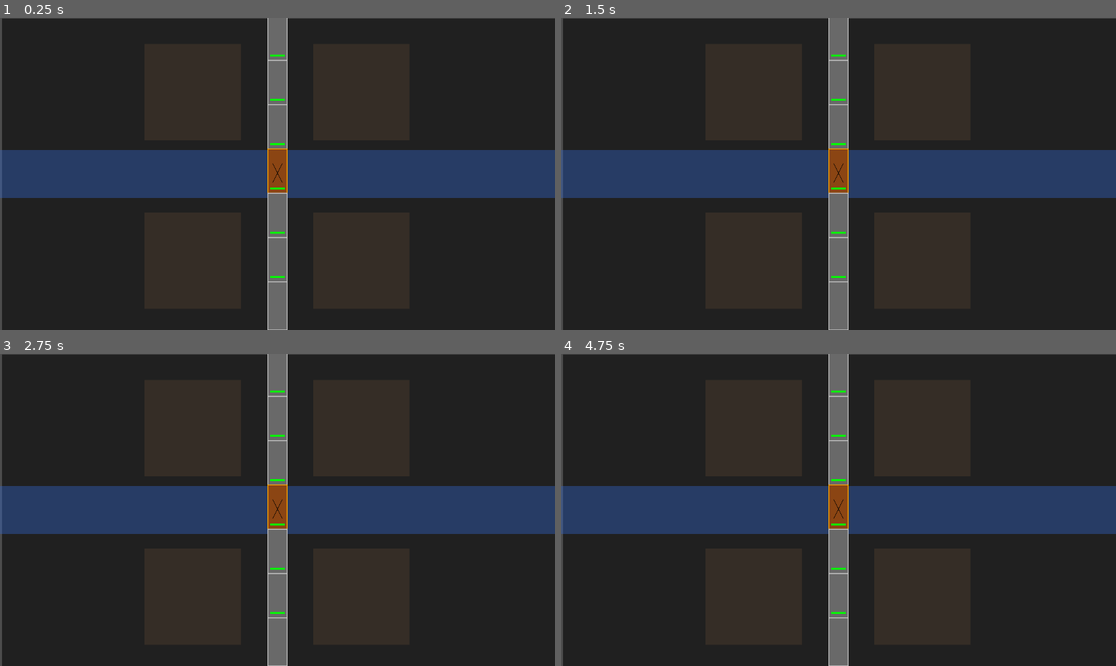
Above: before the commit, frames 1-4 (two rows, left to right).
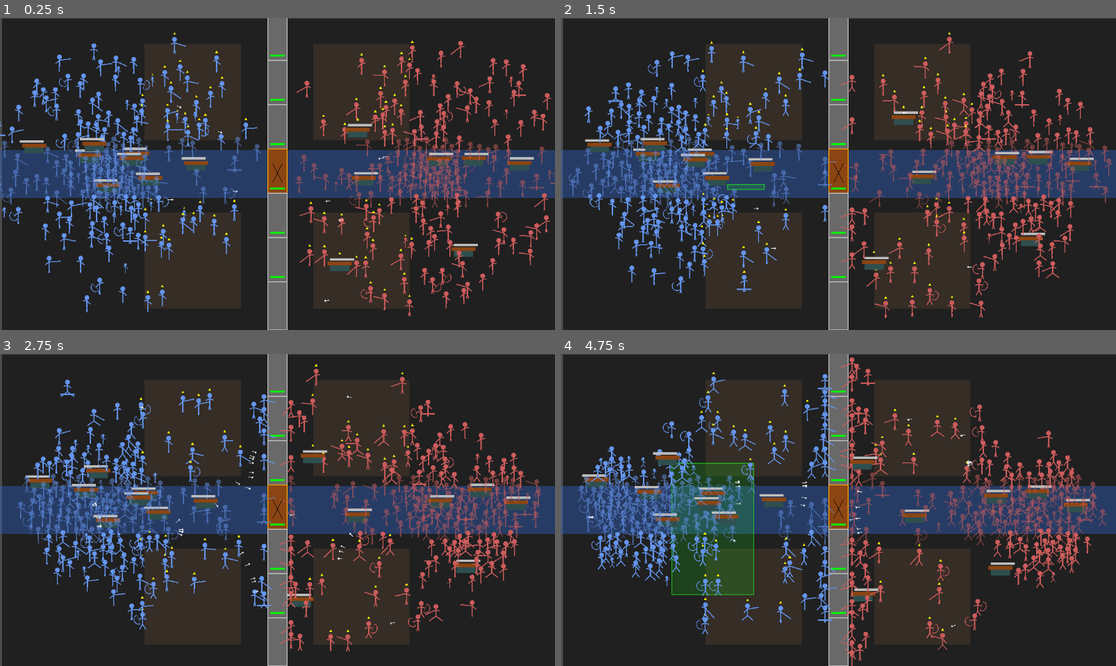
Above: after the commit, the same moments.

Repository: iss0wind-art/1st_game
Game: Godot game, scene res://scenes/Main.tscn
The game is run twice, just before and just after one commit, with the same random seed, the same clock (stepped at 60 frames per second) and the same inputs.
Inputs (mouse positions are in pixels of both pictures, inside the frame that each line leads up to):
- Up to frame 1 (0.25 s): no input
- Up to frame 2 (1.5 s): move the mouse to (960, 158) at 0.52 s; click (960, 158) at 0.67 s; drag from (727, 189) to (838, 174) at 1.27 s
- Up to frame 3 (2.75 s): move the mouse to (333, 441) at 2.02 s; click (333, 441) at 2.17 s
- Up to frame 4 (4.75 s): drag from (810, 572) to (921, 425) at 2.77 s; move the mouse to (1005, 556) at 3.52 s; click (1005, 556) at 3.67 s; drag from (672, 463) to (755, 594) at 4.27 s

The runs differ from the first frame. In frame 1, 12% of the frame differs, in the area x 0-100%, y 4-96%; in frame 2, 13%; in frame 3, 13%; in frame 4, 17%, in the area x 3-99%, y 1-100%.
Error before the commit: Parse Error: There is already a variable named "current_target" declared in this scope. (res://scripts/Unit.gd:190)

Commit message:
feat: implement RTS mouse controls (drag selection, right-click move/attack commands)

Diff:
--- a/새-게임-프로젝트/scenes/Main.tscn
+++ b/새-게임-프로젝트/scenes/Main.tscn
@@ -7,6 +7,7 @@
 [ext_resource type="PackedScene" uid="uid://c3y4v8x2x7j1r" path="res://scenes/Arrow.tscn" id="5_arrow_scene"]
 [ext_resource type="PackedScene" uid="uid://d1y4v8x2x7j1s" path="res://scenes/Hill.tscn" id="6_hill_scene"]
 [ext_resource type="PackedScene" uid="uid://e5y4v8x2x7j1t" path="res://scenes/River.tscn" id="7_river_scene"]
+[ext_resource type="Script" path="res://scripts/InputManager.gd" id="8_input_script"]
 
 [node name="Main" type="Node2D" unique_id=1805508859]
 script = ExtResource("1_main_script")
@@ -33,6 +34,9 @@
 [node name="Hill_Enemy_South" parent="." instance=ExtResource("6_hill_scene")]
 position = Vector2(750, 500)
 
+[node name="InputManager" type="Node2D" parent="."]
+script = ExtResource("8_input_script")
+
 [node name="Spawner" type="Node2D" parent="." unique_id=455215627]
 script = ExtResource("2_spawner_script")
 unit_scene = ExtResource("3_unit_scene")
--- /dev/null
+++ b/새-게임-프로젝트/scripts/InputManager.gd
@@ -0,0 +1,95 @@
+extends Node2D
+
+var dragging = false
+var start_pos = Vector2.ZERO
+var end_pos = Vector2.ZERO
+var selected_units = []
+
+func _input(event):
+	if event is InputEventMouseButton:
+		if event.button_index == MOUSE_BUTTON_LEFT:
+			if event.pressed:
+				dragging = true
+				start_pos = get_global_mouse_position()
+				end_pos = start_pos
+			else:
+				dragging = false
+				select_units_in_box()
+				queue_redraw()
+
+		elif event.button_index == MOUSE_BUTTON_RIGHT and event.pressed:
+			issue_command(get_global_mouse_position())
+
+	if event is InputEventMouseMotion and dragging:
+		end_pos = get_global_mouse_position()
+		queue_redraw()
+
+func _draw():
+	if dragging:
+		var rect = Rect2(start_pos, end_pos - start_pos)
+		draw_rect(rect, Color(0.1, 0.8, 0.1, 0.2), true) # 반투명 박스
+		draw_rect(rect, Color(0.1, 1.0, 0.1, 0.6), false, 2.0) # 테두리
+
+func select_units_in_box():
+	# 기존 선택 해제
+	for unit in selected_units:
+		if is_instance_valid(unit):
+			unit.is_selected = false
+	selected_units.clear()
+
+	var select_rect = Rect2(start_pos, end_pos - start_pos).abs()
+
+	# 드래그 거리가 너무 짧으면 단일 클릭으로 처리
+	if select_rect.size.length() < 5.0:
+		select_single_unit(start_pos)
+		return
+
+	# 박스 안의 아군(Team 0) 유닛 찾기
+	for unit in get_tree().get_nodes_in_group("players"):
+		if select_rect.has_point(unit.global_position):
+			unit.is_selected = true
+			selected_units.append(unit)
+
+func select_single_unit(pos):
+	var closest_unit = null
+	var min_dist = 30.0 # 클릭 반경
+
+	for unit in get_tree().get_nodes_in_group("players"):
+		var dist = unit.global_position.distance_to(pos)
+		if dist < min_dist:
+			min_dist = dist
+			closest_unit = unit
+
+	if closest_unit:
+		closest_unit.is_selected = true
+		selected_units.append(closest_unit)
+
+func issue_command(pos):
+	if selected_units.size() == 0: return
+
+	# 우클릭 지점에 적이 있는지 확인 (강제 공격)
+	var target_enemy = find_enemy_at_pos(pos)
+
+	# 유닛들에게 분산 이동 좌표 계산 (겹치지 않게)
+	var formation_spacing = 30.0
+	var cols = ceil(sqrt(selected_units.size()))
+
+	for i in range(selected_units.size()):
+		var unit = selected_units[i]
+		if not is_instance_valid(unit): continue
+
+		if target_enemy:
+			unit.give_attack_command(target_enemy)
+		else:
+			# 대열 형태로 이동 좌표 부여
+			var offset = Vector2((i % int(cols)) * formation_spacing, (i / int(cols)) * formation_spacing)
+			unit.give_move_command(pos + offset)
+
+func find_enemy_at_pos(pos):
+	for enemy in get_tree().get_nodes_in_group("enemies"):
+		if enemy.global_position.distance_to(pos) < 30.0:
+			return enemy
+	for wall in get_tree().get_nodes_in_group("walls"):
+		if wall.global_position.distance_to(pos) < 50.0:
+			return wall
+	return null
--- a/새-게임-프로젝트/scripts/Unit.gd
+++ b/새-게임-프로젝트/scripts/Unit.gd
@@ -15,6 +15,12 @@
 var attack_range: float = 20.0
 var damage: float = 10.0
 var attack_cooldown: float = 1.0
+
+# RTS 제어 변수
+var is_selected: bool = false
+var command_pos: Vector2 = Vector2.ZERO
+var has_command: bool = false
+var command_target_unit: Node2D = null
 
 # 지형 및 스킬 변수
 var current_elevation: int = 0
@@ -47,7 +53,6 @@
 
 func _ready():
 	ai_update_timer = randf() * ai_update_interval
-	# 타이머 초기화 (랜덤 오프셋으로 겹치지 않게)
 	volley_timer = randf() * 10.0
 	setup_class_stats()
 	if team == 0:
@@ -72,7 +77,6 @@
 		UnitClass.CAVALRY:
 			speed = 220.0; attack_range = 35.0; damage = 20.0; health = 150.0; attack_cooldown = 1.2; water_speed_mult = 0.3
 		UnitClass.KNIGHT:
-			# [HERO KNIGHT BUFF] 사장님 지시: 1명이 10명을 감당하는 스펙
 			speed = 140.0; attack_range = 40.0; damage = 50.0; health = 1000.0; attack_cooldown = 0.4; water_speed_mult = 0.7
 		UnitClass.PRIEST:
 			speed = 100.0; attack_range = 150.0; damage = -10.0; health = 80.0
@@ -83,6 +87,10 @@
 			speed = 50.0; attack_range = 50.0; damage = 100.0; health = 500.0; attack_cooldown = 4.0; water_speed_mult = 0.2
 
 func _draw():
+	# [RTS: 선택 효과] 선택된 아군 발밑에 녹색 원
+	if is_selected:
+		draw_arc(Vector2(0, 10), 15, 0, TAU, 32, Color.GREEN, 2.0)
+
 	var f = 1.0 if facing_right else -1.0
 	var alpha = 0.5 if is_in_water else 1.0
 	var current_color = Color(color.r, color.g, color.b, alpha)
@@ -97,7 +105,6 @@
 	var leg_swing = sin(walk_timer * walk_speed) * 8.0 if velocity.length() > 5 else 0.0
 	var arm_swing = cos(walk_timer * walk_speed) * 6.0 if velocity.length() > 5 else 0.0
 
-	# [SIEGE: 공성추 비주얼]
 	if unit_class == UnitClass.SIEGE:
 		var thrust = sin(attack_anim_progress * PI) * 15.0
 		draw_rect(Rect2(-20*f, -5, 40*f, 15), Color.DARK_SLATE_GRAY)
@@ -110,16 +117,14 @@
 	var right_arm_end = Vector2(8 * f, -5) - Vector2(0, arm_swing)
 	var current_target = duel_target if is_dueling else target
 
-	# [ARCHER: Side-Stance 비주얼]
-	# 화살을 쏠 때 몸을 옆으로 틀어서 정면 면적을 줄임
 	if unit_class == UnitClass.ARCHER and attack_anim_progress > 0:
-		f *= 0.4 # 시각적으로 얇게 표시
+		f *= 0.4
 
 	if current_target and attack_anim_progress > 0:
 		var target_dir = (current_target.global_position - global_position).normalized()
 		if unit_class == UnitClass.ARCHER:
 			left_arm_end = target_dir * 10.0 + Vector2(0, -5)
-			right_arm_end = -target_dir * 3.0 + Vector2(0, -5) # 정면 면적 최소화
+			right_arm_end = -target_dir * 3.0 + Vector2(0, -5)
 			right_arm_end.x -= sin(attack_anim_progress * PI) * 5 * f
 		else:
 			var swing = sin(attack_anim_progress * PI) * 15.0
@@ -164,10 +169,9 @@
 	attack_timer -= delta
 	ai_update_timer -= delta
 
-	# [SKILL: ARCHER Volley]
 	if unit_class == UnitClass.ARCHER:
 		volley_timer += delta
-		if volley_timer >= 12.0: # 12초마다 일제 사격 시도
+		if volley_timer >= 12.0:
 			perform_volley()
 			volley_timer = 0.0
 
@@ -181,21 +185,37 @@
 	if rage_timer > 0: current_speed *= 2.2
 	if morale_type == 1: current_speed *= 1.5
 	elif morale_type == -1: current_speed *= 0.6
-
-	# [지형 효과: 물속] 클래스별 패널티 적용
-	if is_in_water:
-		current_speed *= water_speed_mult
-
-	if unit_class == UnitClass.CITIZEN:
-		var current_target = target
+	if is_in_water: current_speed *= water_speed_mult
+
+	# [RTS: 명령 제어] 플레이어 명령이 AI보다 우선함
+	if has_command:
+		var dist_to_command = global_position.distance_to(command_pos)
+		if dist_to_command > 10.0:
+			var move_dir = (command_pos - global_position).normalized()
+			facing_right = move_dir.x > 0
+			velocity = (move_dir + cached_separation * 1.0).normalized() * current_speed
+		else:
+			has_command = false # 목표 도착
+			velocity = cached_separation * 20.0
+	elif is_instance_valid(command_target_unit):
+		# 강제 공격 명령
+		var distance = global_position.distance_to(command_target_unit.global_position)
+		if distance > attack_range:
+			var move_dir = (command_target_unit.global_position - global_position).normalized()
+			facing_right = move_dir.x > 0
+			velocity = (move_dir + cached_separation * 1.5).normalized() * current_speed
+		else:
+			velocity = cached_separation * (current_speed * 0.3)
+			if attack_timer <= 0:
+				target = command_target_unit # 공격 함수가 target을 참조하므로 일시 할당
+				perform_attack()
+				attack_timer = attack_cooldown
+				attack_anim_progress = 1.0
+	elif unit_class == UnitClass.CITIZEN:
 		var move_direction = (retreat_pos - global_position).normalized()
-
-		# [TACTICS: 전략적 가변성] 사기가 높으면 무작정 뒤로 숨지 않고 전사들 곁에서 응원/지원 시늉 (미끼 역할도 가눙)
-		if morale_type == 1 and is_instance_valid(current_target):
-			# 도망가는 대신 아군 전사와 후방의 중간 지점을 유지
-			var support_pos = (retreat_pos + current_target.global_position) * 0.5
+		if morale_type == 1 and is_instance_valid(target):
+			var support_pos = (retreat_pos + target.global_position) * 0.5
 			move_direction = (support_pos - global_position).normalized()
-
 		velocity = (move_direction + cached_separation * 1.0).normalized() * current_speed * 0.8
 	elif current_target:
 		var distance = global_position.distance_to(current_target.global_position)
@@ -209,12 +229,10 @@
 		if distance > actual_attack_range:
 			velocity = (move_direction + cached_separation * 1.5).normalized() * current_speed
 		else:
-			# 기사는 스태미너가 좋아 난전 중에도 계속 전진하거나 타이트하게 붙음
 			if unit_class == UnitClass.KNIGHT:
 				velocity = (move_direction * 0.5 + cached_separation * 0.5).normalized() * current_speed * 0.4
 			else:
 				velocity = cached_separation * (current_speed * 0.3)
-
 			facing_right = (current_target.global_position.x - global_position.x) > 0
 			if attack_timer <= 0:
 				perform_attack()
@@ -228,6 +246,17 @@
 		move_and_slide()
 	queue_redraw()
 
+func give_move_command(pos: Vector2):
+	command_pos = pos
+	has_command = true
+	command_target_unit = null
+	is_dueling = false # 조종 시 일기토 해제 (유연성)
+
+func give_attack_command(unit: Node2D):
+	command_target_unit = unit
+	has_command = false
+	is_dueling = false
+
 func handle_death():
 	if is_dueling:
 		apply_team_morale(team, -1)
@@ -246,48 +275,41 @@
 	morale_timer = duration
 
 func perform_attack():
-	var current_target = duel_target if is_dueling else target
-	if not current_target or not is_instance_valid(current_target): return
+	var current_atk_target = duel_target if is_dueling else (command_target_unit if is_instance_valid(command_target_unit) else target)
+	if not current_atk_target or not is_instance_valid(current_atk_target): return
 
 	var final_damage = damage
 	if rage_timer > 0: final_damage *= 1.5
 	if current_elevation > 0: final_damage *= 1.2
 
 	if unit_class == UnitClass.ARCHER and arrow_scene:
-		# [PROJECTILE INACCURACY] 사거리(Range)에 반비례하는 정확도
-		var distance = global_position.distance_to(current_target.global_position)
+		var distance = global_position.distance_to(current_atk_target.global_position)
 		var actual_range = attack_range
 		if current_elevation > 0: actual_range *= 1.4
-
-		# 거리가 멀수록 화살이 빗나갈 확률이 기하급수적으로 증가 (0~80픽셀 오차)
 		var dist_ratio = clamp(distance / actual_range, 0.0, 1.0)
 		var spread_range = dist_ratio * dist_ratio * 80.0
 		var random_offset = Vector2(randf_range(-spread_range, spread_range), randf_range(-spread_range, spread_range))
 
 		var arrow = arrow_scene.instantiate()
 		get_parent().add_child(arrow)
-		arrow.setup(global_position + Vector2(0, -10), current_target.global_position + random_offset, team, final_damage, global_position)
-	elif current_target.is_in_group("walls"):
+		arrow.setup(global_position + Vector2(0, -10), current_atk_target.global_position + random_offset, team, final_damage, global_position)
+	elif current_atk_target.is_in_group("walls"):
 		var struct_dmg = final_damage
 		if unit_class == UnitClass.SIEGE: struct_dmg *= 10.0
 		elif unit_class == UnitClass.KNIGHT: struct_dmg *= 2.0
-		if current_target.has_method("take_damage"):
-			current_target.take_damage(struct_dmg)
+		if current_atk_target.has_method("take_damage"):
+			current_atk_target.take_damage(struct_dmg)
 	else:
-		if current_target.has_method("take_damage_from"):
-			current_target.take_damage_from(final_damage, global_position)
-		else:
-			current_target.take_damage(final_damage)
+		if current_atk_target.has_method("take_damage_from"):
+			current_atk_target.take_damage_from(final_damage, global_position)
+		else:
+			current_atk_target.take_damage(final_damage)
 
 func perform_volley():
-	# 주변 적들 중 랜덤하게 5발 발사
 	var enemy_group = "enemies" if team == 0 else "players"
 	var enemies = get_tree().get_nodes_in_group(enemy_group)
 	if enemies.size() == 0: return
-
-	print("!!! VOLLEY FIRE !!!")
-	attack_anim_progress = 1.0 # 사격 모션 강제 시작
-
+	attack_anim_progress = 1.0
 	for i in range(5):
 		var rand_enemy = enemies[randi() % enemies.size()]
 		if is_instance_valid(rand_enemy):
@@ -300,14 +322,8 @@
 	var final_amount = amount
 	var dir_to_attacker = (attacker_pos - global_position).normalized()
 	var facing_dir = Vector2.RIGHT if facing_right else Vector2.LEFT
-
-	# [ARCHER: Defensive Side-Stance]
-	# 화살을 쏘는 중(Side-stance)라면 정면(옆면) 피격 시 데미지 70% 감소
 	if unit_class == UnitClass.ARCHER and attack_anim_progress > 0:
-		if facing_dir.dot(dir_to_attacker) > 0.0: # 정면 방향
-			final_amount *= 0.3
-			print("Archer dodged/blocked via Side-Stance!")
-
+		if facing_dir.dot(dir_to_attacker) > 0.0: final_amount *= 0.3
 	if facing_dir.dot(dir_to_attacker) > 0.4: final_amount *= 1.5
 	health -= final_amount
 
@@ -329,7 +345,6 @@
 
 	if team == 1:
 		if closest_target:
-			var dist_to_enemy = global_position.distance_to(closest_target.global_position)
 			if global_position.x > 580 and closest_target.global_position.x < 570:
 				var closest_wall = null
 				var wall_dist = INF
@@ -340,7 +355,6 @@
 						closest_wall = wall
 				if closest_wall:
 					closest_target = closest_wall
-
 	target = closest_target
 
 func get_separation_vector() -> Vector2:
